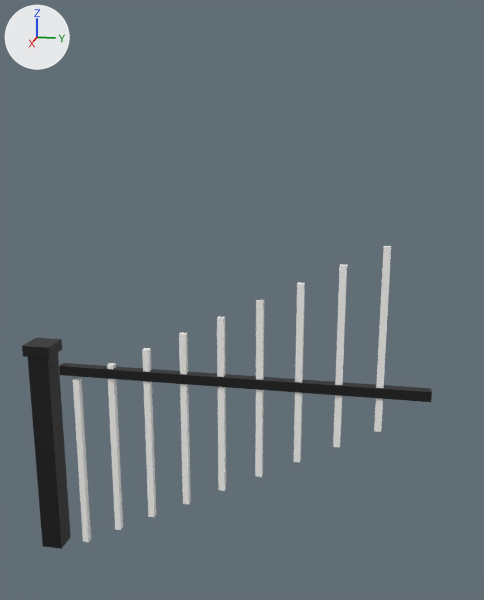
Before and after pictures for a commit that changed the glTF model backend/uploads/models/model_206.glb.
Camera for both pictures: a 50 mm camera at (8.12, -3.36, 2.03) aimed at (5.19, -3.94, 1.3). The axes (+X, +Y, +Z) are drawn at upper left. The lights are the same throughout. The first picture is the older version. Vertices at exactly the same position are counted once.

Before the edit, the objects in view are built like this:
```python
me_mesh_0 = bpy.data.meshes.new('Mesh_0')
me_mesh_0.from_pydata(...)  # 96 vertices, 144 faces; spans x 5.24..5.37, y -4.96..-3.09, z 0.0..1.58
# faces by material slot: [36, 108]
me_mesh_0.materials.append(mat_m2newel)  # black #121214
me_mesh_0.materials.append(mat_trim)  # white #f7f6f3
ob_root = bpy.data.objects.new('root', me_mesh_0)
ob_root.location = (0.0, 0.0, 0.0)
```
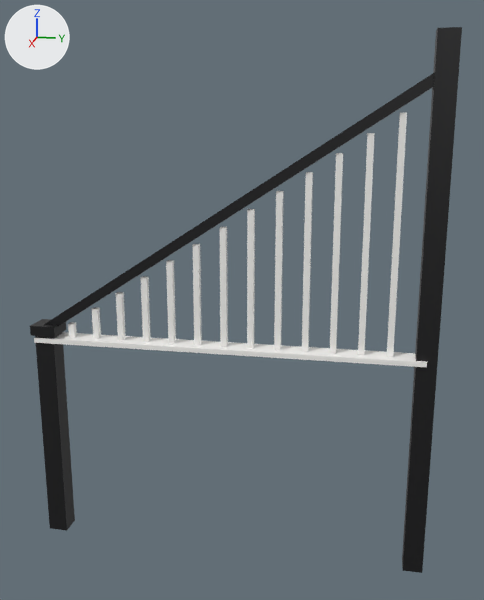
What differs and where, as boxes (x1, y1, x2, y2) in the pictures (484 x 600 px; the box of a moved part takes in the faces that stretch with it):
'root', reshaped (80% taller): before (22, 246, 432, 549); after (30, 27, 462, 573)
part 1 of me_mesh_0, added (black): after (35, 333, 75, 530)
part 2 of me_mesh_0, moved or reshaped: before (22, 338, 62, 358); after (30, 319, 66, 337)
part 3 of me_mesh_0, added (black): after (402, 27, 462, 573)
part 4 of me_mesh_0, moved or reshaped: before (59, 363, 432, 402); after (44, 72, 435, 326)
part 5 of me_mesh_0, added: after (68, 322, 77, 338)
part 6 of me_mesh_0, added: after (92, 307, 101, 339)
part 7 of me_mesh_0, added: after (116, 292, 126, 341)
part 8 of me_mesh_0, added: after (141, 276, 151, 342)
part 9 of me_mesh_0, added: after (166, 260, 176, 344)
part 10 of me_mesh_0, added: after (192, 244, 202, 345)
part 11 of me_mesh_0, added: after (220, 227, 228, 347)
part 12 of me_mesh_0, added: after (247, 209, 255, 349)
part 13 of me_mesh_0, added: after (274, 191, 284, 350)
part 14 of me_mesh_0, moved or reshaped: before (294, 282, 305, 462); after (302, 172, 313, 352)
part 15 of me_mesh_0, added: after (330, 153, 343, 354)
part 16 of me_mesh_0, added: after (358, 133, 375, 355)
part 17 of me_mesh_0, added: after (387, 112, 407, 357)
part 18 of me_mesh_0, added: after (34, 332, 427, 367)
part 19 of me_mesh_0, deleted: before (28, 246, 391, 549)

What changed in the scene script:
```text
Change me_mesh_0:
    used by ob_root; location = (0.0, 0.0, 0.0)
    remove me_mesh_0.from_pydata(...)  # 96 vertices, 144 faces; spans x 5.24..5.37, y -4.96..-3.09, z 0.0..1.58
    add me_mesh_0.from_pydata(...)  # 144 vertices, 216 faces; spans x 5.09..5.22, y -5.0..-3.06, z 0.0..2.44
    me_mesh_0 part 1: a new loose piece, a box spanning x 5.102..5.2, y -4.98..-4.883, z 0.0..1.073, in mat_m2newel (black #121214)
    me_mesh_0 part 2: the loose piece of 8 vertices spanning x 5.24..5.37, y -4.96..-4.82, z 1.02..1.07 is moved by (-0.15, -0.04, 0.05)
    me_mesh_0 part 3: a new loose piece, a box spanning x 5.105..5.197, y -3.155..-3.063, z 0.0..2.438, in mat_m2newel (black #121214)
    me_mesh_0 part 4: the loose piece of 8 vertices spanning x 5.28..5.33, y -4.8..-3.09, z 0.92..0.97 is turned 32.8 degrees about the x axis through its middle and scaled by 1.27, then moved by (-0.15, -0.09, 0.74)
    me_mesh_0 part 5: a new loose piece, a box spanning x 5.137..5.166, y -4.818..-4.789, z 1.036..1.128, in mat_trim (white #f7f6f3)
    me_mesh_0 part 6: a new loose piece, a box spanning x 5.137..5.166, y -4.69..-4.661, z 1.036..1.211, in mat_trim (white #f7f6f3)
    me_mesh_0 part 7: a new loose piece, a box spanning x 5.137..5.166, y -4.562..-4.533, z 1.036..1.293, in mat_trim (white #f7f6f3)
    me_mesh_0 part 8: a new loose piece, a box spanning x 5.137..5.166, y -4.434..-4.405, z 1.036..1.376, in mat_trim (white #f7f6f3)
    me_mesh_0 part 9: a new loose piece, a box spanning x 5.137..5.166, y -4.306..-4.277, z 1.036..1.458, in mat_trim (white #f7f6f3)
    me_mesh_0 part 10: a new loose piece, a box spanning x 5.137..5.166, y -4.178..-4.149, z 1.036..1.541, in mat_trim (white #f7f6f3)
    me_mesh_0 part 11: a new loose piece, a box spanning x 5.137..5.166, y -4.05..-4.021, z 1.036..1.623, in mat_trim (white #f7f6f3)
    me_mesh_0 part 12: a new loose piece, a box spanning x 5.137..5.166, y -3.922..-3.893, z 1.036..1.706, in mat_trim (white #f7f6f3)
    me_mesh_0 part 13: a new loose piece, a box spanning x 5.137..5.166, y -3.794..-3.765, z 1.036..1.789, in mat_trim (white #f7f6f3)
    me_mesh_0 part 14: the loose piece of 8 vertices spanning x 5.29..5.32, y -3.68..-3.65, z 0.58..1.41 is moved by (-0.15, 0.01, 0.46)
    me_mesh_0 part 15: a new loose piece, a box spanning x 5.137..5.166, y -3.538..-3.509, z 1.036..1.954, in mat_trim (white #f7f6f3)
    me_mesh_0 part 16: a new loose piece, a box spanning x 5.137..5.166, y -3.41..-3.381, z 1.036..2.036, in mat_trim (white #f7f6f3)
    me_mesh_0 part 17: a new loose piece, a box spanning x 5.137..5.166, y -3.282..-3.253, z 1.036..2.119, in mat_trim (white #f7f6f3)
    me_mesh_0 part 18: a new loose piece, a box spanning x 5.09..5.212, y -4.98..-3.109, z 1.036..1.059, in mat_trim (white #f7f6f3)
    me_mesh_0 part 19: 9 loose pieces with 72 vertices, spanning x 5.25..5.36, y -4.94..-3.29, z 0.0..1.58, are deleted
```
